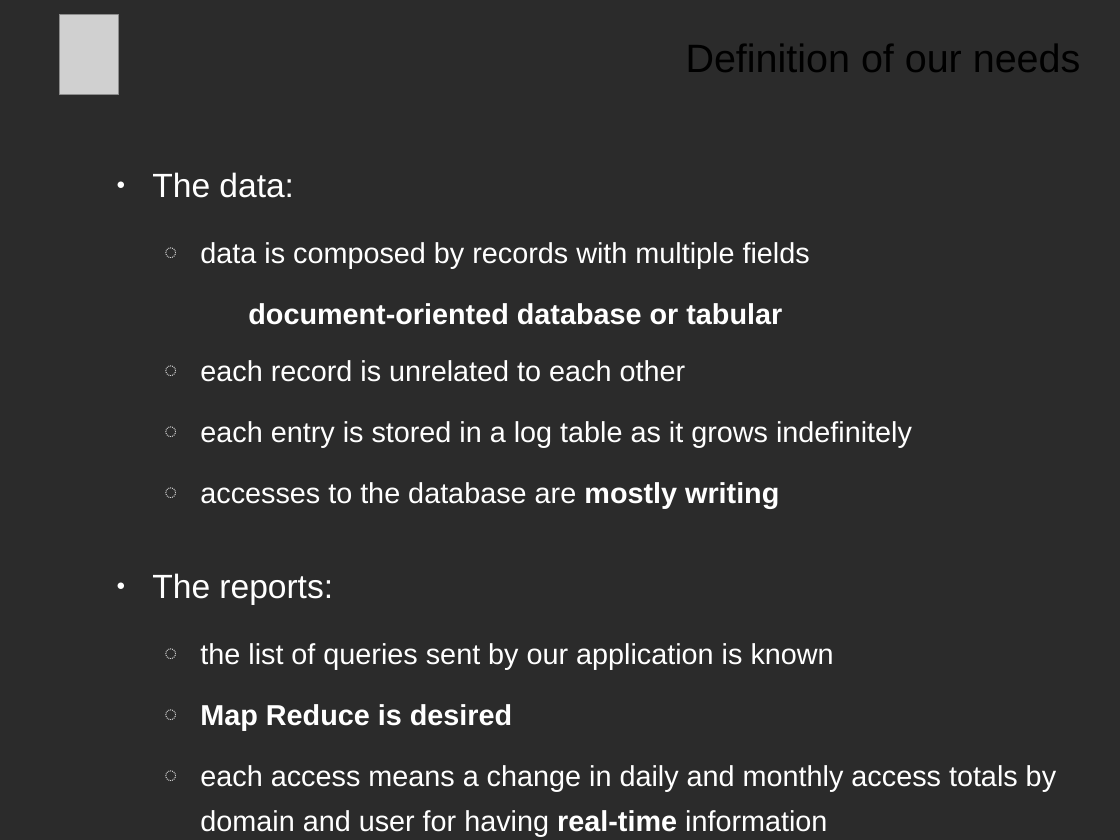
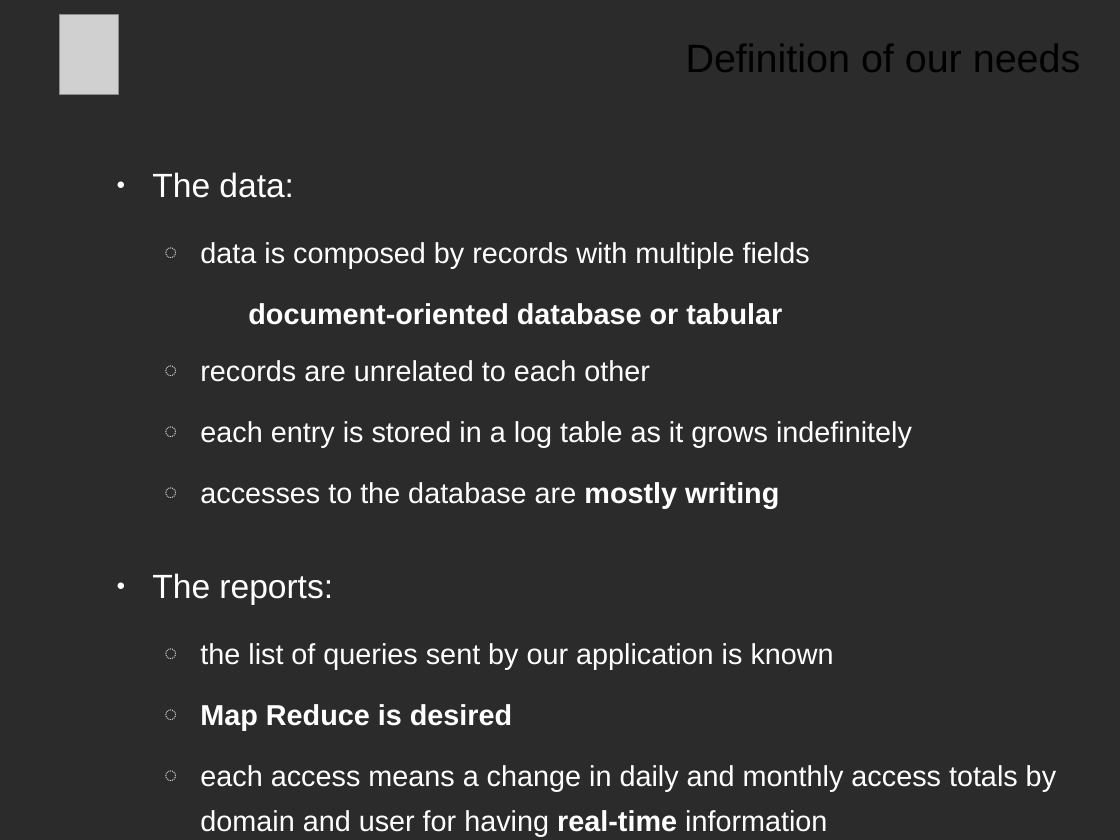
Before and after one commit to Ciges/internet_access_control_demo, a slide deck: slide 9 of NoSQL_Project_MSWL_Presentation.odp. Drawn at 1120x840 pixels with LibreOffice and Linux fonts; fonts in the diff are those of the drawing; grey boxes stand for pictures; background and template pictures are left out; a plain dark background stands for a picture behind light text. Boxes give left, top, right and bottom in pixels: in the first picture for what was removed or moved away, otherwise in the second. Text is boxed around its words. In the diff, an @@ line names an element or a change of style, - is before the commit and + after.

```diff
--- a/NoSQL_Project_MSWL_Presentation.odp
+++ b/NoSQL_Project_MSWL_Presentation.odp
@@ text at [200, 360, 650, 382]: text changed @@
-  ◌ each record is unrelated to each other
+  ◌ records are unrelated to each other
```
Also in this commit, not shown: 20 other slides changed, 1 other file.
